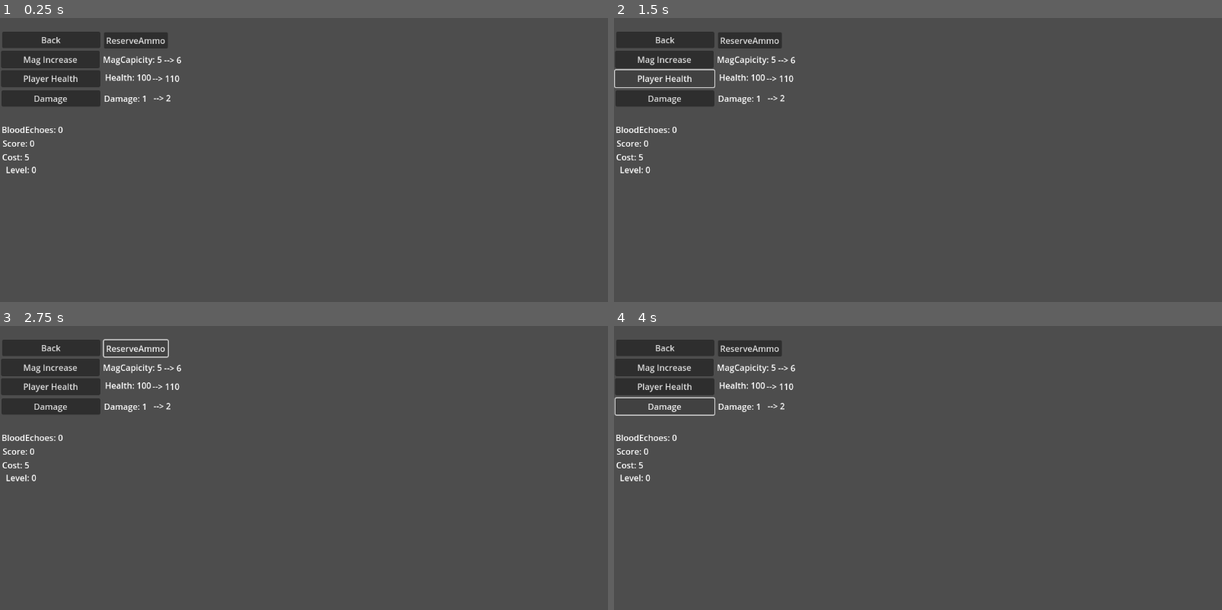
Above: before the commit, frames 1-4 (two rows, left to right).
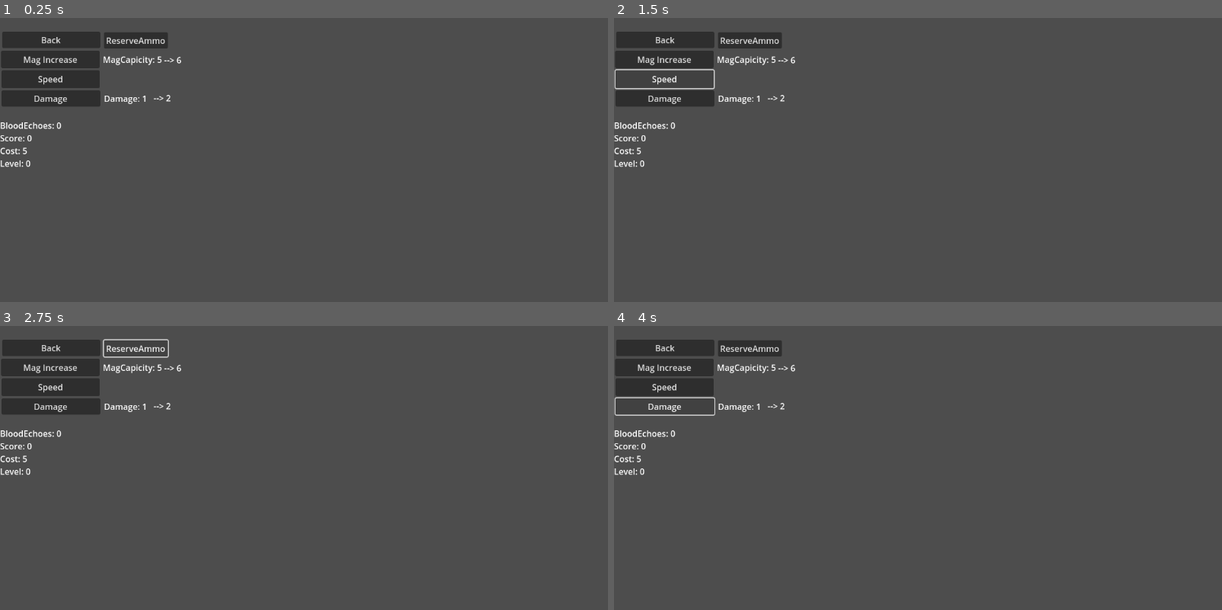
Above: after the commit, the same moments.

Repository: TheWhiteWolf0/Shooter-Game
Game: Godot game, scene res://Scenes/control.tscn
The game is run twice, just before and just after one commit, with the same random seed, the same clock (stepped at 60 frames per second) and the same inputs. This scene is started directly instead of the project's main scene.
Inputs (mouse positions are in pixels of both pictures, inside the frame that each line leads up to):
- Up to frame 1 (0.25 s): no input
- Up to frame 2 (1.5 s): click (662, 77) at 0.5 s, where only the run before the commit has a clickable "Player Health"; click (662, 80) at 1.25 s, where only the run after the commit has a clickable "Speed"
- Up to frame 3 (2.75 s): click "ReserveAmmo" at 2 s
- Up to frame 4 (4 s): click "Mag Increase" at 2.75 s; click "Damage" at 3.5 s

The runs differ from the first frame. In frame 1, 0.9% of the frame differs, in the area x 0-30%, y 18-55%; in frame 2, 1.0%, in the area x 0-30%, y 17-55%; in frame 3, 0.9%; in frame 4, 0.9%.

Commit message:
Player speed upgrade, enemy chase speed on timer

Diff:
--- a/shootergame/GlobalVariables/GloabalVariables.gd
+++ b/shootergame/GlobalVariables/GloabalVariables.gd
@@ -31,7 +31,7 @@
 
 var Currency:int = 0
 
-# Enemy Multi-Hit health #
+# Enemy Multi-Hit health/speed #
 
 var enemy_health_increase:int = 2
 var enemy_Speed_increase:int = 10
--- a/shootergame/Scenes/DeathScence.tscn
+++ b/shootergame/Scenes/DeathScence.tscn
@@ -23,10 +23,10 @@
 [node name="CanvasLayer" type="CanvasLayer" parent="."]
 
 [node name="score" type="Label" parent="CanvasLayer"]
-offset_left = 1.00003
-offset_top = 1.52588e-05
-offset_right = 118.0
-offset_bottom = 23.0
+offset_left = 384.0
+offset_top = 240.0
+offset_right = 501.0
+offset_bottom = 263.0
 scale = Vector2(3.56, 3.56)
 text = "Score Achivied "
 label_settings = SubResource("LabelSettings_kedjp")
--- a/shootergame/Scenes/control.tscn
+++ b/shootergame/Scenes/control.tscn
@@ -19,7 +19,16 @@
 offset_bottom = 95.0
 text = "Mag Increase"
 
+[node name="SpeedIncrease" type="Button" parent="."]
+layout_mode = 0
+offset_left = 3.0
+offset_top = 99.0
+offset_right = 189.0
+offset_bottom = 133.0
+text = "Speed"
+
 [node name="PlayerHealth" type="Button" parent="."]
+visible = false
 layout_mode = 0
 offset_left = 2.0
 offset_top = 99.0
@@ -54,34 +63,30 @@
 [node name="CanvasLayer" type="CanvasLayer" parent="."]
 
 [node name="BloodEchoes" type="Label" parent="CanvasLayer"]
-offset_left = 3.0
-offset_top = 200.0
-offset_right = 110.0
-offset_bottom = 224.0
+offset_top = 192.0
+offset_right = 107.0
+offset_bottom = 216.0
 text = "BloodEchoes: "
 horizontal_alignment = 1
 metadata/_edit_use_anchors_ = true
 
 [node name="Score" type="Label" parent="CanvasLayer"]
-offset_left = 5.0
-offset_top = 226.0
-offset_right = 57.0
-offset_bottom = 249.0
+offset_top = 216.0
+offset_right = 52.0
+offset_bottom = 239.0
 text = "Score: "
 metadata/_edit_use_anchors_ = true
 
 [node name="Cost" type="Label" parent="CanvasLayer"]
-offset_left = 4.0
-offset_top = 252.0
-offset_right = 44.0
-offset_bottom = 275.0
+offset_top = 240.0
+offset_right = 40.0
+offset_bottom = 263.0
 text = "Cost:"
 
 [node name="PlayerLevel" type="Label" parent="CanvasLayer"]
-offset_left = 11.0
-offset_top = 276.0
-offset_right = 100.0
-offset_bottom = 299.0
+offset_top = 264.0
+offset_right = 93.0
+offset_bottom = 287.0
 text = "Player level:"
 
 [node name="Damage" type="Label" parent="CanvasLayer"]
@@ -99,6 +104,7 @@
 offset_bottom = 22.0
 
 [node name="Health" type="Label" parent="CanvasLayer"]
+visible = false
 offset_left = 199.0
 offset_top = 101.0
 offset_right = 259.0
@@ -106,6 +112,7 @@
 text = "Health: "
 
 [node name="PlayerHealth + Increase" type="Label" parent="CanvasLayer/Health"]
+visible = false
 layout_mode = 0
 offset_left = 90.0
 offset_top = 2.0
@@ -127,6 +134,7 @@
 offset_bottom = 24.0
 
 [connection signal="pressed" from="MagIncrease" to="." method="_on_button_pressed"]
+[connection signal="pressed" from="SpeedIncrease" to="." method="_on_speed_increase_pressed"]
 [connection signal="pressed" from="PlayerHealth" to="." method="_on_player_health_pressed"]
 [connection signal="pressed" from="PlayerDamage" to="." method="_on_player_damage_pressed"]
 [connection signal="pressed" from="ReserveAmmo" to="." method="_on_reserve_ammo_pressed"]
--- a/shootergame/Scenes/enemy(chase).tscn
+++ b/shootergame/Scenes/enemy(chase).tscn
@@ -4,7 +4,7 @@
 [ext_resource type="Texture2D" uid="uid://d3ue64ipi726e" path="res://Sprite Frames/New Piskel (3).png" id="2_d570n"]
 
 [sub_resource type="CircleShape2D" id="CircleShape2D_5476s"]
-radius = 69.9811
+radius = 56.0647
 
 [sub_resource type="AtlasTexture" id="AtlasTexture_5476s"]
 atlas = ExtResource("2_d570n")
@@ -43,7 +43,7 @@
 }]
 
 [sub_resource type="CircleShape2D" id="CircleShape2D_d570n"]
-radius = 64.3168
+radius = 67.9261
 
 [node name="EnemyChase" type="CharacterBody2D"]
 scale = Vector2(0.50141, 0.50141)
@@ -69,4 +69,9 @@
 scale = Vector2(0.999998, 0.999998)
 shape = SubResource("CircleShape2D_d570n")
 
+[node name="SpeedIncrease" type="Timer" parent="."]
+wait_time = 10.0
+autostart = true
+
 [connection signal="area_entered" from="Area2D" to="." method="_on_area_2d_area_entered"]
+[connection signal="timeout" from="SpeedIncrease" to="." method="_on_speed_increase_timeout"]
--- a/shootergame/Scenes/enemy(multi_hit).tscn
+++ b/shootergame/Scenes/enemy(multi_hit).tscn
@@ -40,11 +40,11 @@
 }]
 
 [sub_resource type="CircleShape2D" id="CircleShape2D_ntxh7"]
-radius = 11.5226
+radius = 9.89102
 
 [sub_resource type="CapsuleShape2D" id="CapsuleShape2D_ntxh7"]
-radius = 51.8291
-height = 115.467
+radius = 47.2367
+height = 110.219
 
 [node name="Enemy(Multi-hit)" type="CharacterBody2D"]
 script = ExtResource("1_ntxh7")
@@ -71,7 +71,7 @@
 
 [node name="Health + Speed Increase" type="Timer" parent="."]
 process_callback = 0
-wait_time = 15.0
+wait_time = 10.0
 autostart = true
 
 [connection signal="area_entered" from="Area2D" to="." method="_on_area_2d_area_entered"]
--- a/shootergame/Scripts/Enemy(Chase).gd
+++ b/shootergame/Scripts/Enemy(Chase).gd
@@ -17,7 +17,7 @@
 
 var tree_death = preload("res://Scenes/animated_sprite_2d.tscn")
 
-const SPEED = 75
+var SPEED = 75
 
 #func _ready() -> void:
 	#set_physics_process(false)
@@ -44,3 +44,7 @@
 	get_tree().get_root().call_deferred("add_child", tree_instance)
 	queue_free()
 	pass # Replace with function body.
+
+func _on_speed_increase_timeout() -> void:
+	SPEED = GlobalVariables.enemy_Speed_increase + SPEED
+	pass # Replace with function body.
--- a/shootergame/Scripts/Upgrades.gd
+++ b/shootergame/Scripts/Upgrades.gd
@@ -24,16 +24,16 @@
 		print("Insufficient funds")
 	pass # Replace with function body.
 
-func _on_player_health_pressed() -> void:
-	if GlobalVariables.Currency >= GlobalVariables.cost:
-		GlobalVariables.Currency = GlobalVariables.Currency - GlobalVariables.cost
-		GlobalVariables.player_Health = GlobalVariables.player_Health + 10
-		GlobalVariables.cost =  + 2
-		GlobalVariables.player_lvl = GlobalVariables.player_lvl + 1
-		print(GlobalVariables.cost)
-	else:
-		print("Insufficient funds")
-	pass # Replace with function body.
+#func _on_player_health_pressed() -> void:
+#	if GlobalVariables.Currency >= GlobalVariables.cost:
+#		GlobalVariables.Currency = GlobalVariables.Currency - GlobalVariables.cost
+#		GlobalVariables.player_Health = GlobalVariables.player_Health + 10
+#		GlobalVariables.cost =  + 2
+#		GlobalVariables.player_lvl = GlobalVariables.player_lvl + 1
+#		print(GlobalVariables.cost)
+#	else:
+#		print("Insufficient funds")
+#	pass # Replace with function body.
 
 func _on_player_damage_pressed() -> void:
 	if GlobalVariables.Currency >= GlobalVariables.cost:
@@ -56,7 +56,15 @@
 		print("Reerve ammo +10")
 	else:
 		print("Insufficient funds")
+	pass # Replace with function body.
 
+func _on_speed_increase_pressed() -> void:
+	if GlobalVariables.Currency >= GlobalVariables.cost:
+		GlobalVariables.Currency = GlobalVariables.Currency - GlobalVariables.cost
+		GlobalVariables.player_speed = GlobalVariables.player_speed + 50
+		GlobalVariables.player_lvl = GlobalVariables.player_lvl + 1
+	else:
+		print("Insufficient funds")
 	pass # Replace with function body.
 
 
